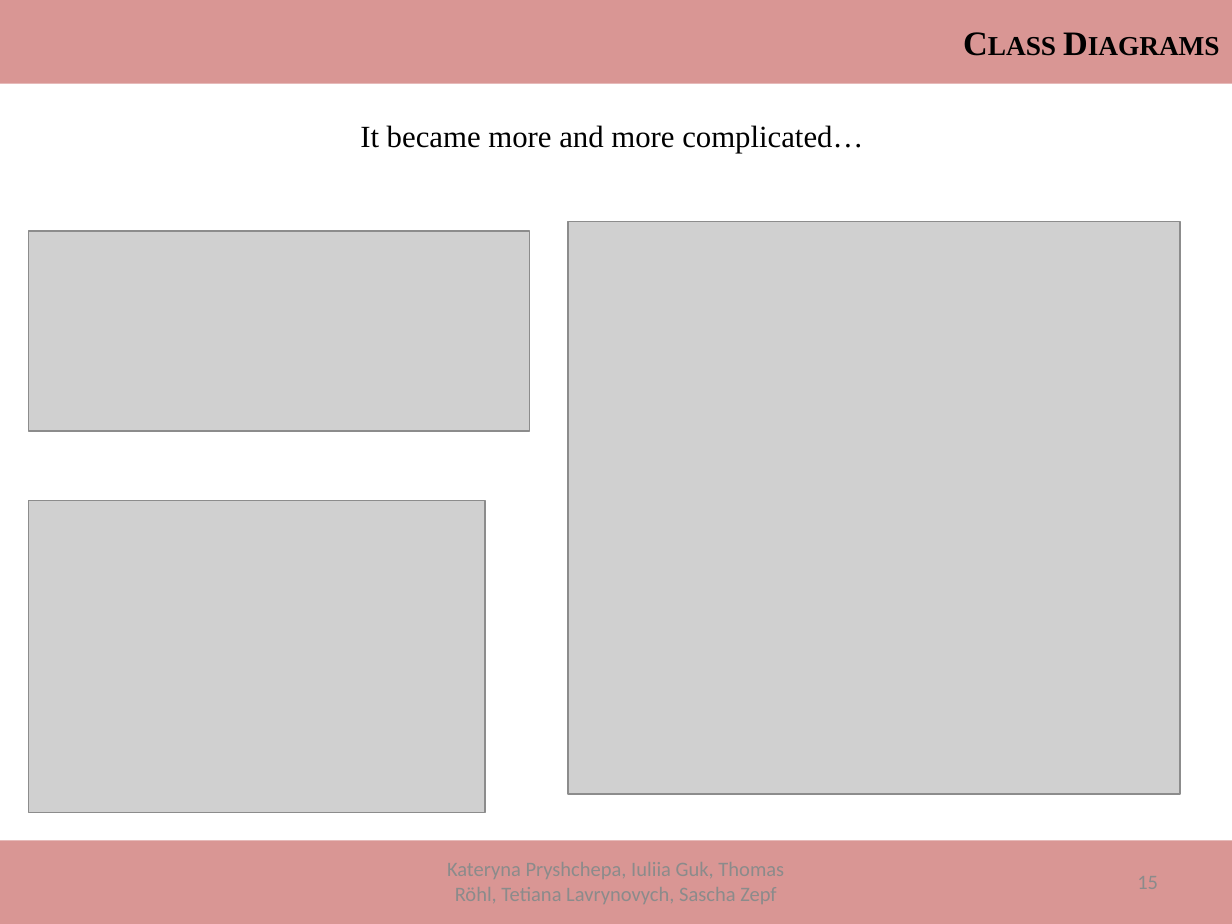
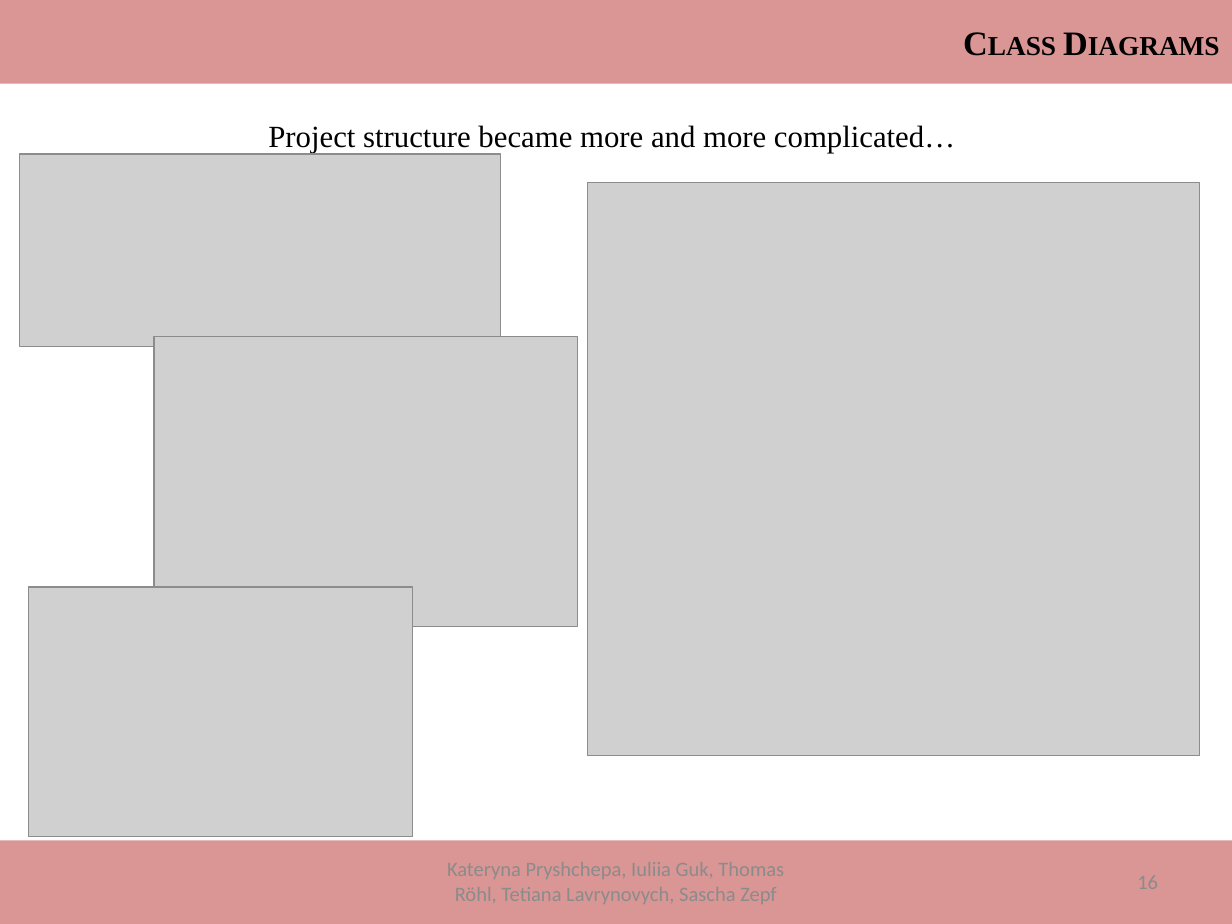
Before and after one commit to ThomasRoehl/ShopAdmin, a slide deck: slide 16 of Dokumentation/ShopAdmin_Final.pptx (slide 15 before the commit). Drawn at 1232x924 pixels with LibreOffice and Linux fonts; fonts in the diff are those of the drawing; grey boxes stand for pictures. Boxes give left, top, right and bottom in pixels: in the first picture for what was removed or moved away, otherwise in the second. Text is boxed around its words. In the diff, an @@ line names an element or a change of style, - is before the commit and + after.

Commit message:
presentation completed

```diff
--- a/Dokumentation/ShopAdmin_Final.pptx
+++ b/Dokumentation/ShopAdmin_Final.pptx
@@ title at [268, 125, 955, 153]: text changed @@
-It became more and more complicated…
+Project structure became more and more complicated…
@@ picture: place and size @@
-picture at [28, 230, 529, 431]
+picture at [20, 154, 501, 346]
@@ picture: place and size @@
-picture at [568, 222, 1180, 795]
+picture at [588, 182, 1200, 755]
@@ picture: place and size @@
-picture at [28, 500, 484, 813]
+picture at [154, 336, 578, 626]
@@ picture added at [28, 588, 411, 838] @@
```
Also in this commit, not shown: 4 other slides changed, 1 slide added, 2 other files.
